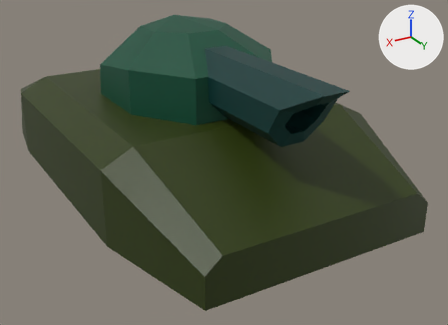
What one commit did to the FBX model Assets/_TanksGame/Meshes/tank01/tank01.fbx.
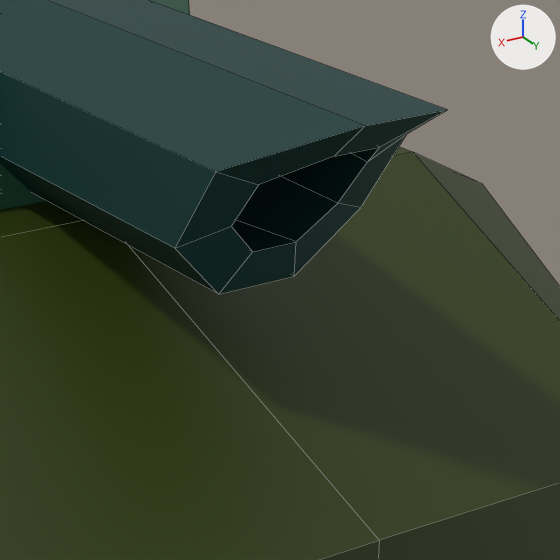
There are two pictures of each version: one whole from a camera (50 mm lens) standing at (0.00936, 0.01813, 0.00887) and looking at (-0.00043, 0.00181, 0.0007), one close up on the part from 48% to 86% of the width and 18% to 70% of the height. Every picture has the same lights, and +X, +Y and +Z are marked at upper right. The close-ups show mesh edges as thin lines. Objects named as collision shapes, trigger or cutter boxes, shadow casters or lower levels of detail are left out. Where no turn or scale is listed for an object, it has been applied to the vertices.

Objects in the first close-up: 'maingun', 'tankbody', 'tanktop'.
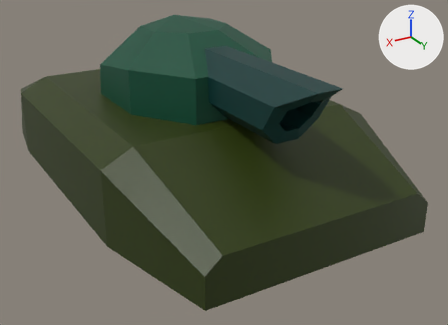
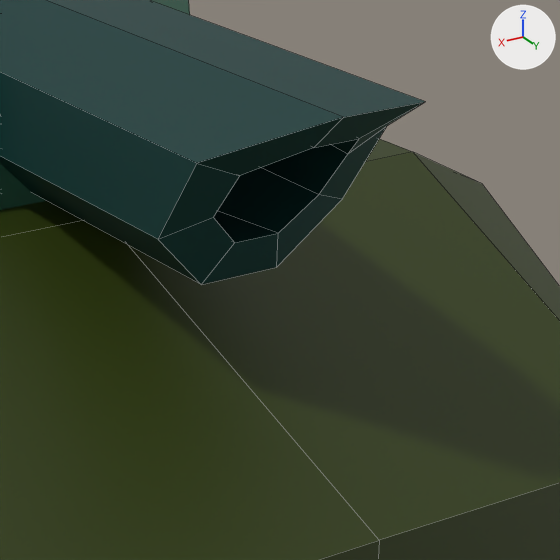
Edits to the bpy script that builds the scene:
```text
Change me_maingun:
    where me_maingun.from_pydata(...)  # 34 vertices, 40 faces; spans x -0.0009..0.0009, y -0.00067..0.00764, z -0.00095..0.00085
    used by ob_maingun; location = (0.0, 0.0, 0.00382)
    me_maingun part 1: all 25 vertices in x -0.0009..0.0009, y 0.00369..0.00764, z -0.00095..0.00085 are moved by (0.0, -0.00165, 0.0)
    me_maingun part 2: all 9 vertices in x -0.0009..0.0009, y -0.00067, z -0.00095..0.00085 are moved by (0.0, 0.00068, 0.0)
Change ob_maingun:
    ob_maingun.location: (0.0, 0.0, 0.00382) -> (0.0, 0.00141, 0.00382)
```

Where the change shows, as pixel boxes (x1, y1, x2, y2) in the close-ups (560 x 560 px; the box of a moved part takes in the faces that stretch with it):
'maingun', reshaped, moved
    before: (0, 0, 447, 294)
    after: (0, 0, 425, 285)
part 1 of me_maingun, moved or reshaped
    before: (175, 110, 446, 294)
    after: (158, 102, 424, 285)
part 2 of me_maingun, moved or reshaped
    before: (0, 70, 447, 293)
    after: (0, 70, 425, 284)
